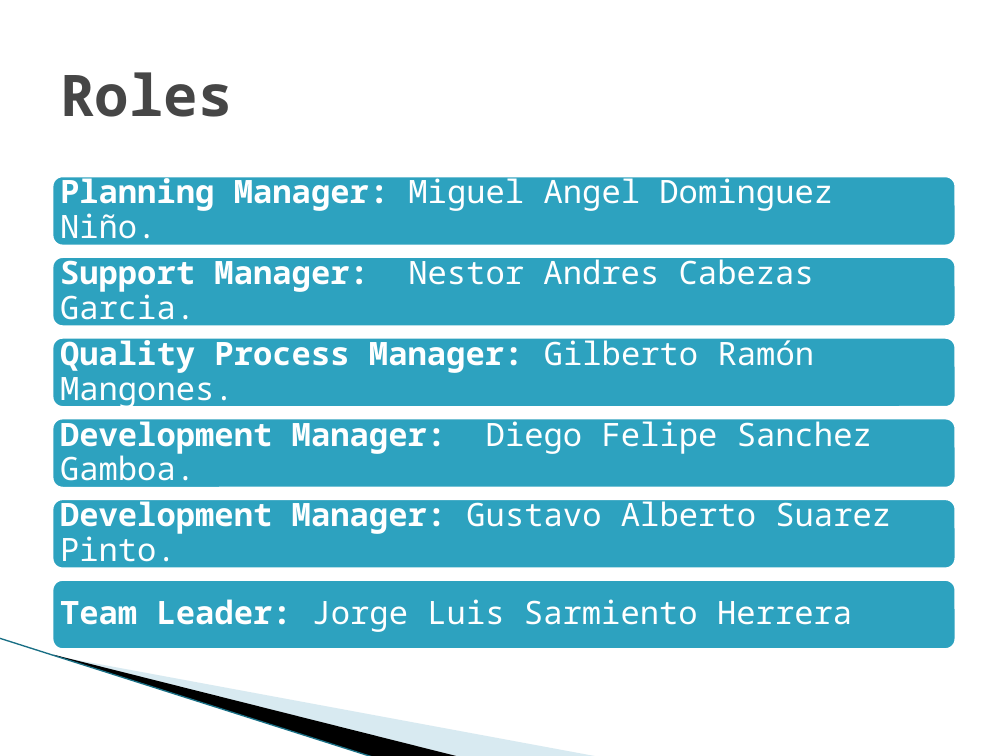
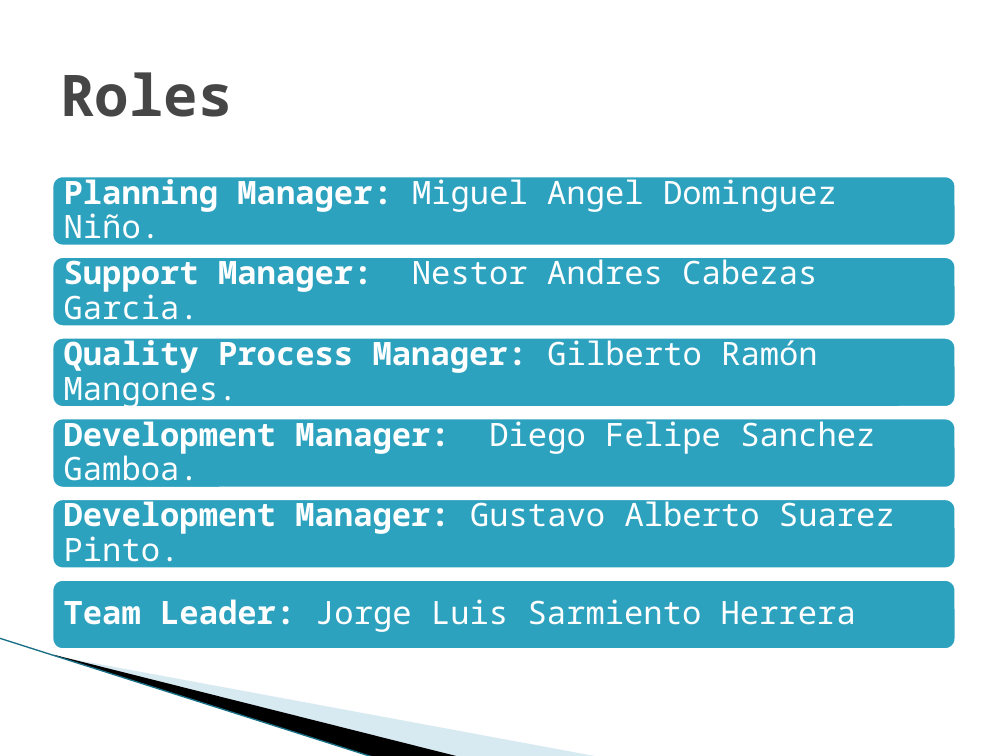
Before and after one commit to jlsarmientoh/tsp_change_counter, a slide deck: slide 5 of docs/NoteBook/Project cycle reports/TSPi – Ciclo 1.pptx. Drawn at 1008x756 pixels with LibreOffice and Linux fonts; fonts in the diff are those of the drawing; background and template pictures are left out. Boxes give left, top, right and bottom in pixels: in the first picture for what was removed or moved away, otherwise in the second. Text is boxed around its words. In the diff, an @@ line names an element or a change of style, - is before the commit and + after.

```diff
--- a/docs/NoteBook/Project cycle reports/TSPi – Ciclo 1.pptx
+++ b/docs/NoteBook/Project cycle reports/TSPi – Ciclo 1.pptx
@@ text "Planning Manager: Miguel Angel Dominguez ...": place and size @@
-text "Planning Manager: Miguel Angel Dominguez ..." at [60, 174, 833, 247]
+text "Planning Manager: Miguel Angel Dominguez ..." at [64, 174, 837, 247]
@@ text "Support Manager: Nestor Andres Cabezas ...": place and size @@
-text "Support Manager: Nestor Andres Cabezas ..." at [60, 254, 814, 328]
+text "Support Manager: Nestor Andres Cabezas ..." at [64, 254, 817, 328]
@@ text "Quality Process Manager: Gilberto Ramón ...": place and size @@
-text "Quality Process Manager: Gilberto Ramón ..." at [60, 335, 815, 409]
+text "Quality Process Manager: Gilberto Ramón ..." at [64, 335, 818, 409]
@@ text "Development Manager: Diego Felipe Sanchez ...": place and size @@
-text "Development Manager: Diego Felipe Sanchez ..." at [60, 416, 872, 489]
+text "Development Manager: Diego Felipe Sanchez ..." at [64, 416, 875, 490]
@@ text "Development Manager: Gustavo Alberto Suarez ...": place and size @@
-text "Development Manager: Gustavo Alberto Suarez ..." at [60, 496, 891, 570]
+text "Development Manager: Gustavo Alberto Suarez ..." at [64, 496, 895, 570]
@@ text "Team Leader: Jorge Luis Sarmiento ...": place and size @@
-text "Team Leader: Jorge Luis Sarmiento ..." at [60, 599, 852, 632]
+text "Team Leader: Jorge Luis Sarmiento ..." at [64, 599, 856, 632]
```
Also in this commit, not shown: 15 other slides changed.
